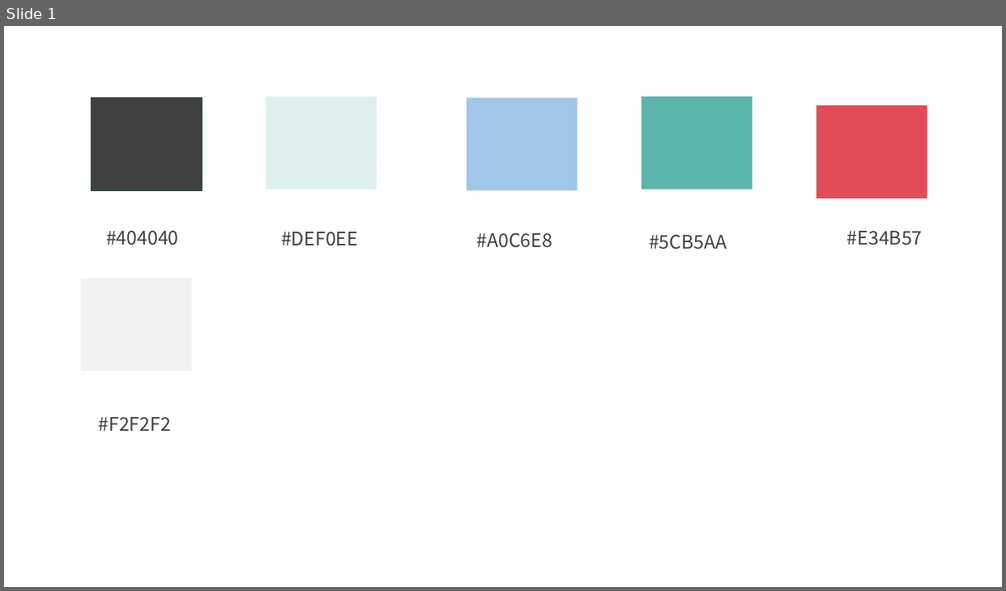
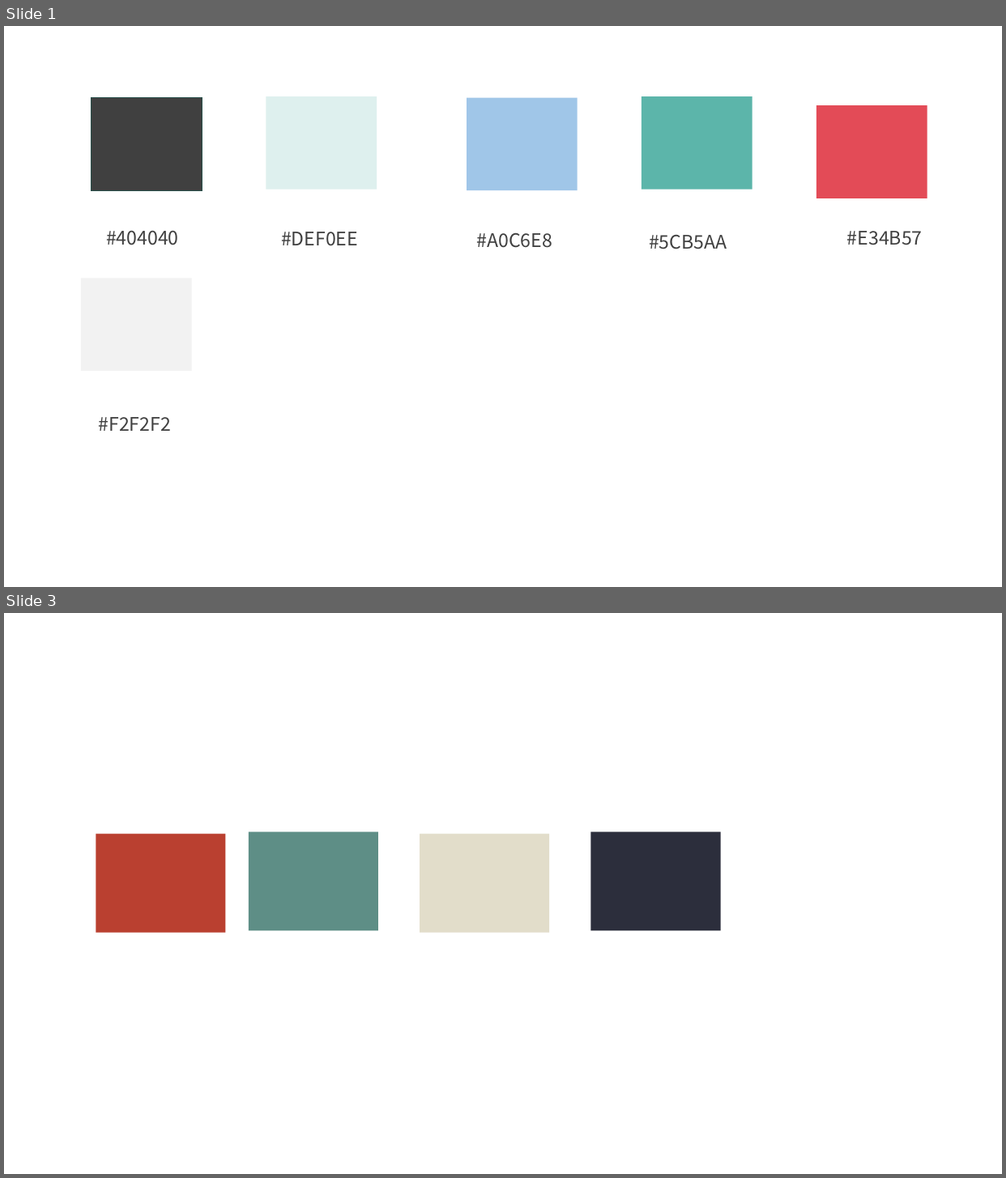
Before and after one commit to moch1gusa/paper, a slide deck: テンプレ１.pptx. Shown one above the other, each under a label of ours: slide 1 before the commit, slides 1 and 3 after it; the slides between them are not shown. The pictures are 1006x591 and 1006x1178 pixels, drawn with LibreOffice and Linux fonts; fonts in the diff are those of the drawing. Boxes give left, top, right and bottom in pixels: in the first picture for what was removed or moved away, otherwise in the second. Text is boxed around its words. In the diff, an @@ line names an element or a change of style, - is before the commit and + after.

```diff
--- a/テンプレ１.pptx
+++ b/テンプレ１.pptx
@@ slide 3 added at bbox=[4, 613, 1002, 1174], background #FFFFFF @@
@@ rectangle added at bbox=[96, 834, 226, 933], fill #BA4030 @@
@@ rectangle added at bbox=[249, 833, 378, 931], fill #5E8E86 @@
@@ rectangle added at bbox=[420, 834, 549, 933], fill #E2DDCA @@
@@ rectangle added at bbox=[591, 833, 720, 931], fill #2C2E3C @@
```
Also in this commit, not shown: 1 slide changed, 1 slide removed.
